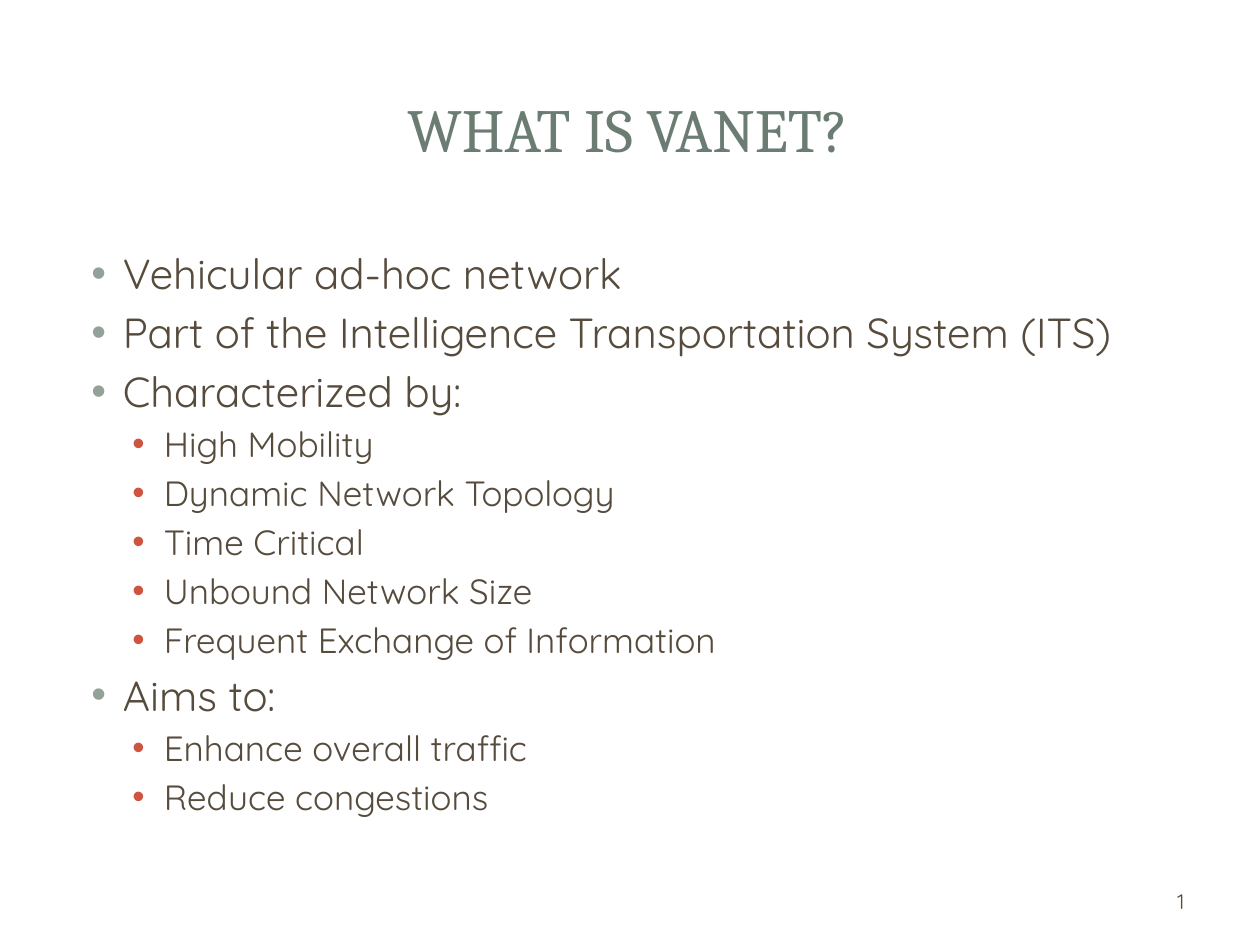
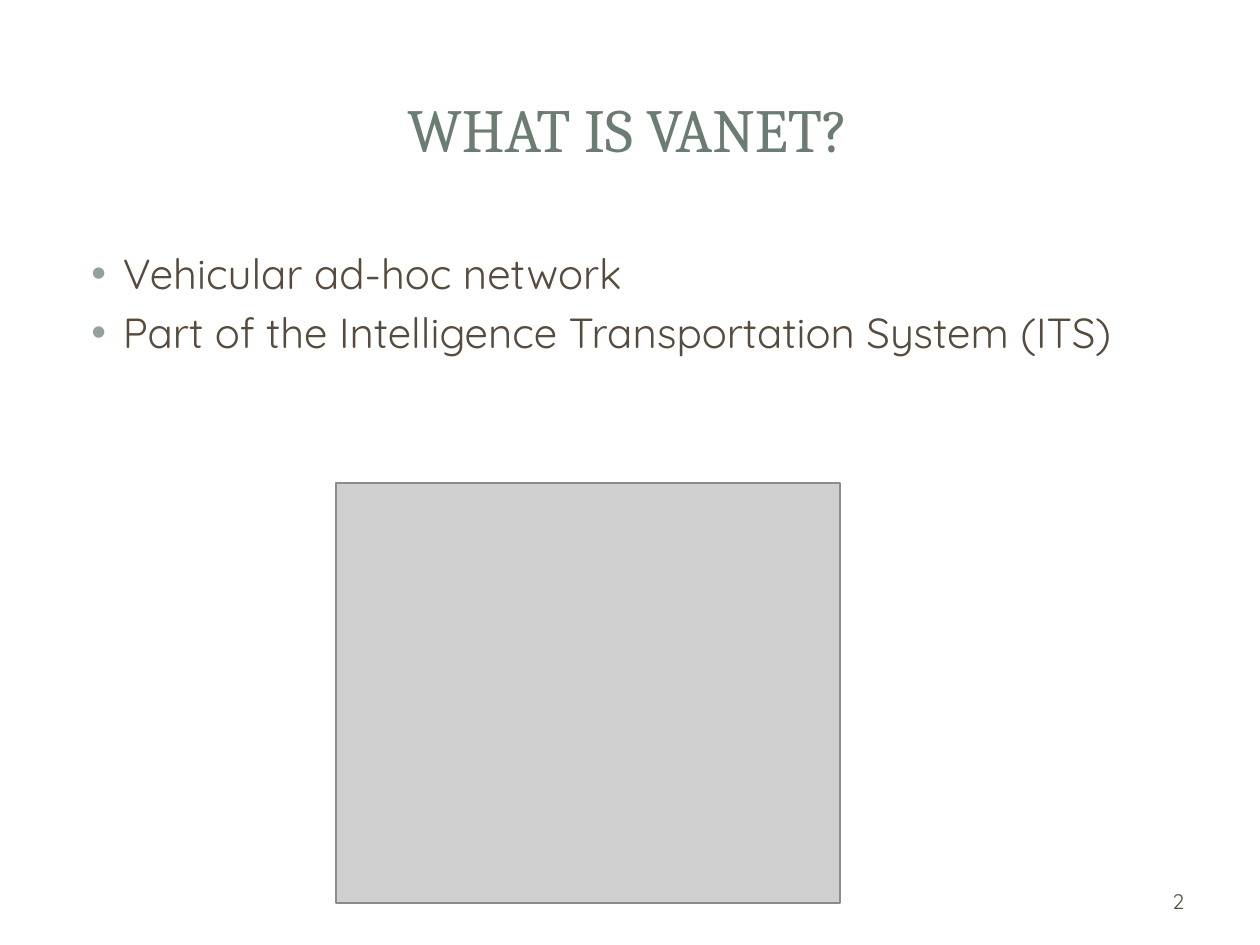
Before and after one commit to HadiJibbawi/uploads, a slide deck: slide 2 of VANET.pptx. Drawn at 1260x945 pixels with LibreOffice and Linux fonts; fonts in the diff are those of the drawing; grey boxes stand for pictures; background and template pictures are left out. Boxes give left, top, right and bottom in pixels: in the first picture for what was removed or moved away, otherwise in the second. Text is boxed around its words. In the diff, an @@ line names an element or a change of style, - is before the commit and + after.

```diff
--- a/VANET.pptx
+++ b/VANET.pptx
@@ text at [123,376,715,817]: paragraphs removed @@
-• Characterized by:
-  • High Mobility
-  • Dynamic Network Topology
-  • Time Critical
-  • Unbound Network Size
-  • Frequent Exchange of Information
-• Aims to:
-  • Enhance overall traffic
-  • Reduce congestions
@@ picture added at [336,483,840,902] @@
@@ page number at [1172,894,1184,909]: text changed @@
-1
+2
```
Also in this commit, not shown: 3 other slides changed, 8 slides added, 2 slides removed.
